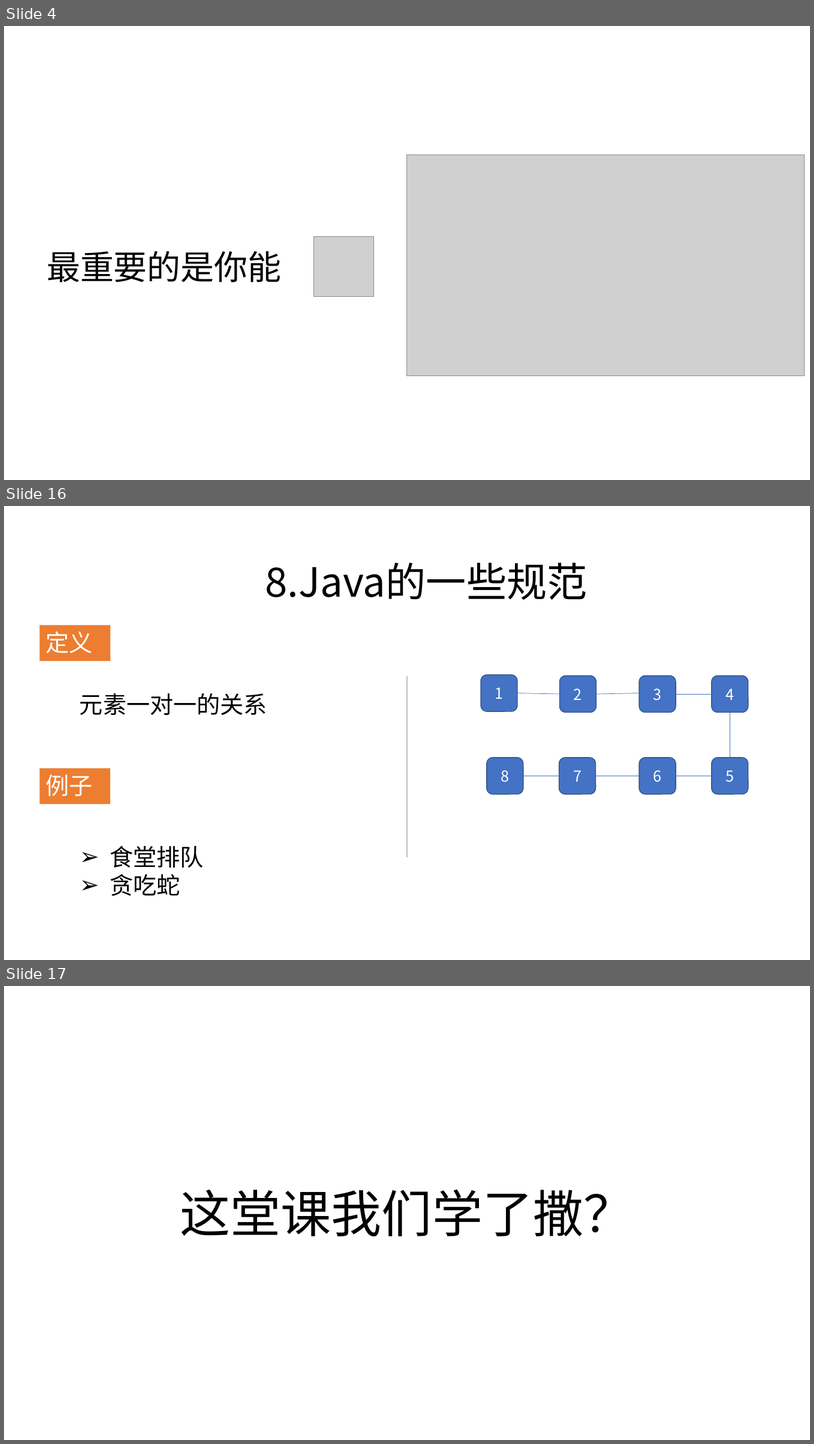
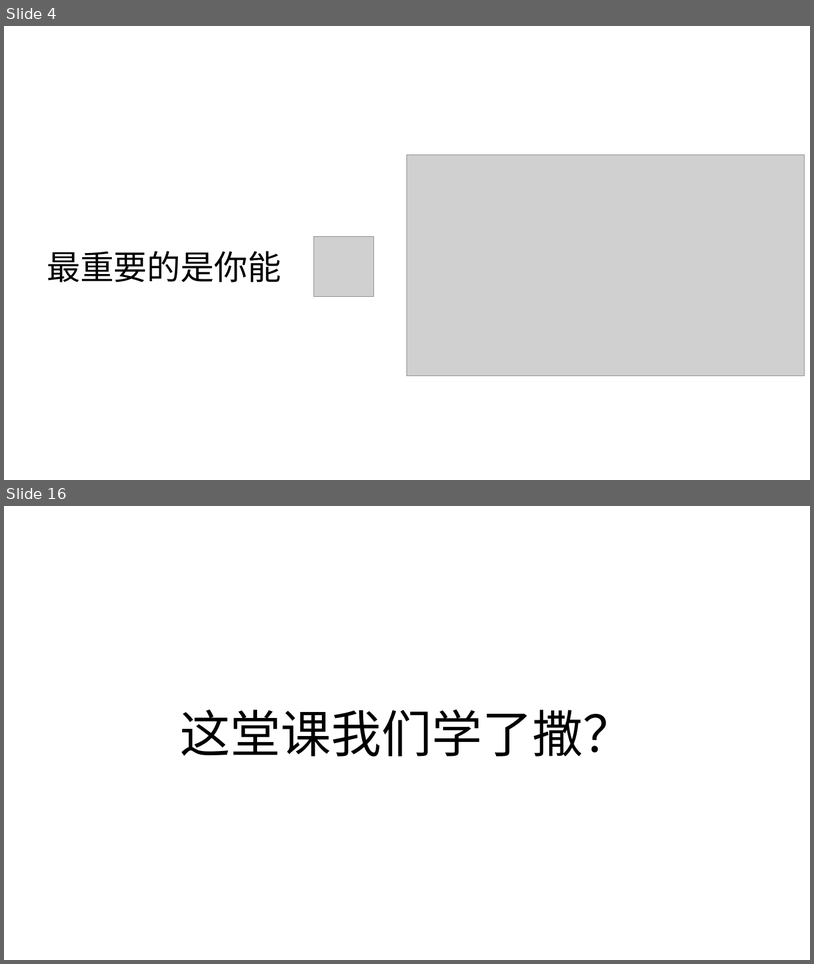
Before and after one commit to zjyesir/hmc_java_1, a slide deck: 1.1绪论.pptx. Shown one above the other, each under a label of ours: slides 4, 16 and 17 before the commit, slides 4 and 16 after it; the slides between them are not shown. The pictures are 814x1444 and 814x964 pixels, drawn with LibreOffice and Linux fonts; fonts in the diff are those of the drawing; grey boxes stand for pictures; background and template pictures are left out. Boxes give left, top, right and bottom in pixels: in the first picture for what was removed or moved away, otherwise in the second. Text is boxed around its words. In the diff, an @@ line names an element or a change of style, - is before the commit and + after.

```diff
--- a/1.1绪论.pptx
+++ b/1.1绪论.pptx
@@ slide 16 removed at box(4, 506, 810, 960), background picture (left out) @@
@@ text removed at box(266, 562, 588, 600) @@
-8.Java的一些规范
@@ rectangle removed at box(39, 625, 110, 661) @@
-定义
@@ line removed from (408, 675) to (408, 857) @@
@@ rounded rectangle removed at box(482, 675, 518, 711) @@
-1
@@ rounded rectangle removed at box(560, 675, 596, 712) @@
-2
@@ rounded rectangle removed at box(640, 675, 676, 712) @@
-3
@@ rounded rectangle removed at box(713, 675, 749, 712) @@
-4
@@ text removed at box(80, 693, 267, 715) @@
-元素一对一的关系
@@ line removed from (518, 693) to (560, 694) @@
@@ line removed from (597, 694) to (640, 693) @@
@@ line removed from (676, 694) to (713, 694) @@
@@ line removed from (731, 712) to (731, 757) @@
@@ rounded rectangle removed at box(488, 757, 524, 794) @@
-8
@@ rounded rectangle removed at box(560, 757, 596, 794) @@
-7
@@ rounded rectangle removed at box(640, 757, 676, 794) @@
-6
@@ rounded rectangle removed at box(713, 757, 749, 794) @@
-5
@@ rectangle removed at box(39, 768, 110, 804) @@
-例子
@@ line removed from (560, 776) to (524, 776) @@
@@ line removed from (640, 776) to (596, 776) @@
@@ line removed from (713, 776) to (676, 776) @@
@@ text removed at box(110, 846, 204, 895) @@
-➢ 食堂排队
-➢ 贪吃蛇
@@ what was slide 17 is now slide 16 @@
```
Also in this commit, not shown: 7 slides changed, 4 slides added, 4 other slides removed.
